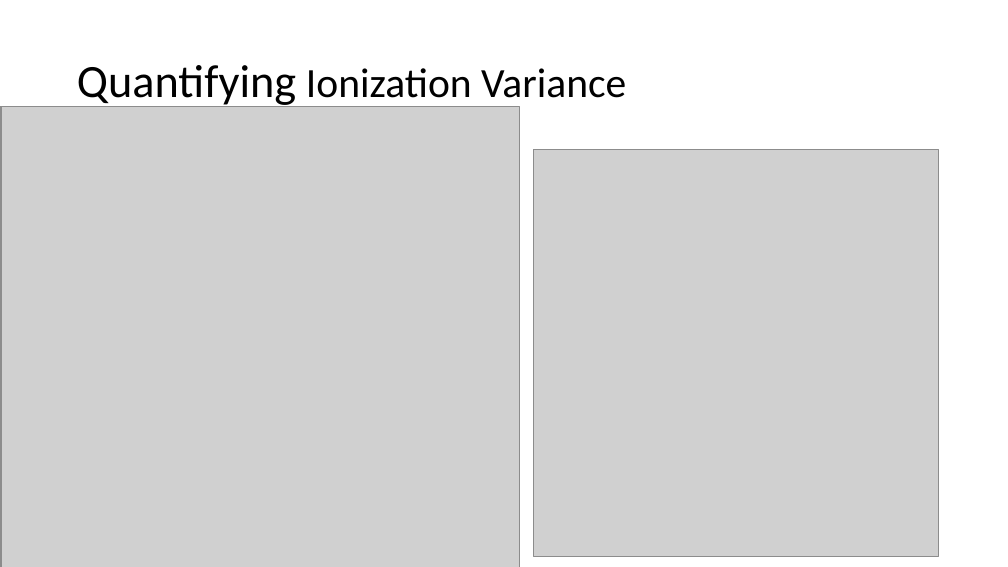
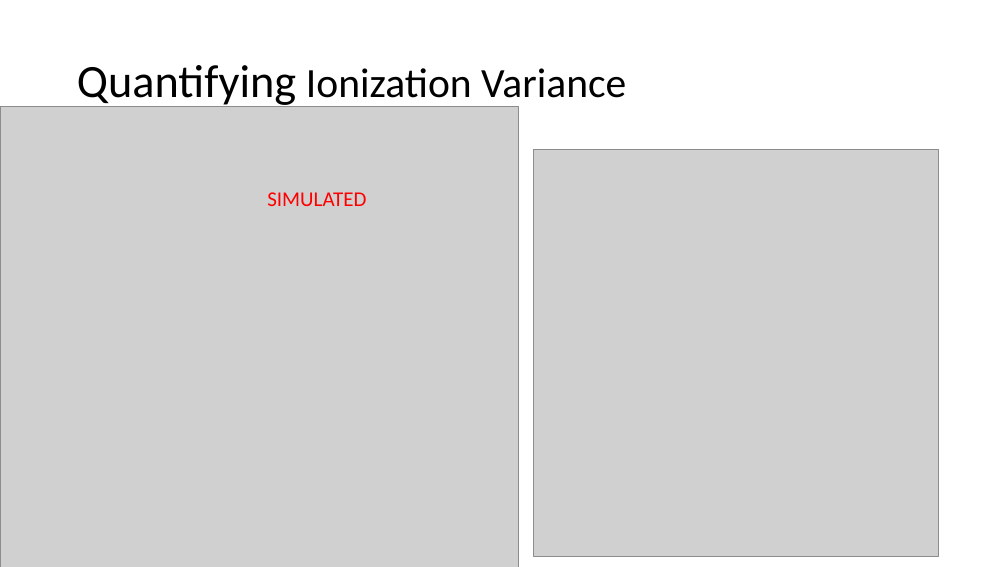
Before and after one commit to villaa/nrFano_Constraint, a slide deck: slide 10 of Mitch_Hawaii_talk. .pptx (slide 9 before the commit). Drawn at 1008x567 pixels with LibreOffice and Linux fonts; fonts in the diff are those of the drawing; grey boxes stand for pictures. Boxes give left, top, right and bottom in pixels: in the first picture for what was removed or moved away, otherwise in the second. Text is boxed around its words. In the diff, an @@ line names an element or a change of style, - is before the commit and + after.

```diff
--- a/Mitch_Hawaii_talk. .pptx
+++ b/Mitch_Hawaii_talk. .pptx
@@ picture removed at bbox=[2, 107, 520, 567] @@
@@ text added at bbox=[267, 192, 366, 206], 20 pt, text #FF0000 @@
+SIMULATED
```
Also in this commit, not shown: 8 other slides changed, 3 slides added, 4 slides removed, 22 other files.
